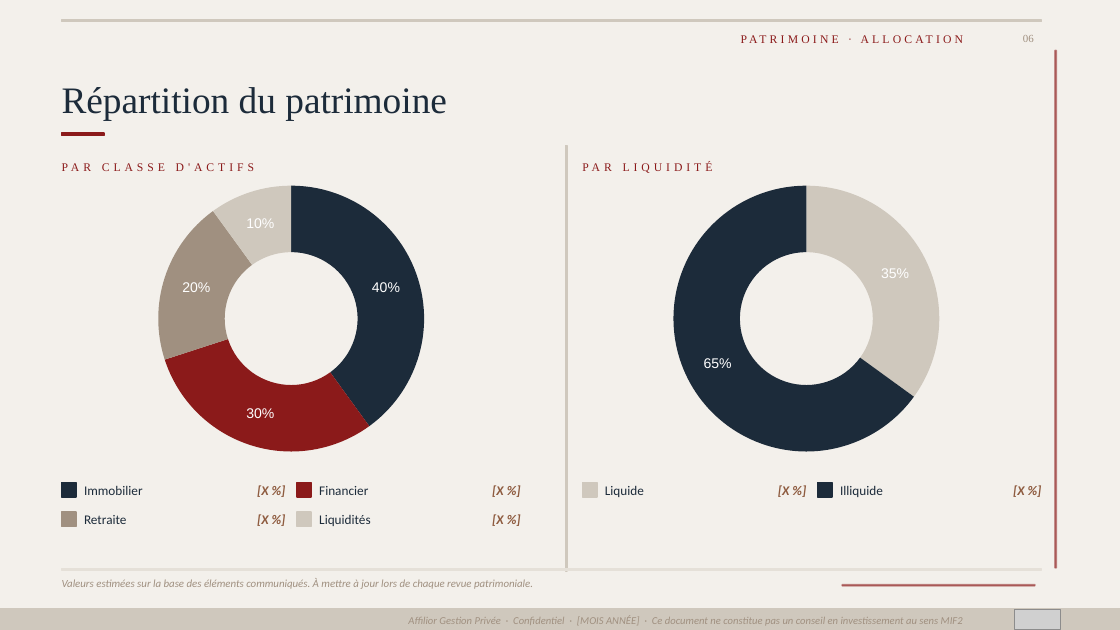
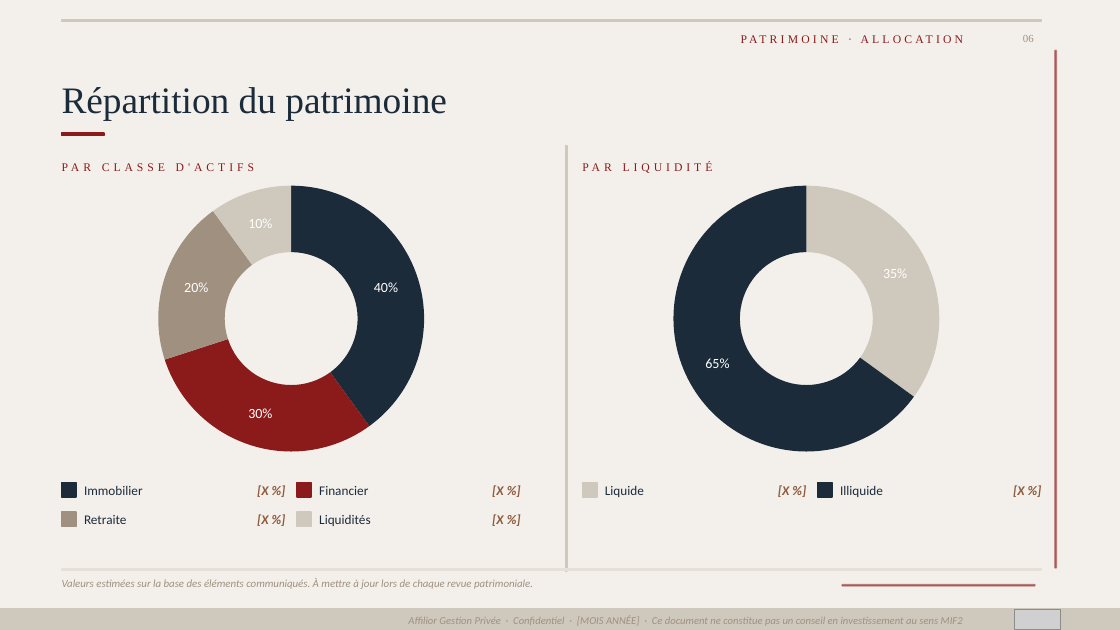
Before and after one commit to fififi1717/mkgt, a slide deck: slide 6 of Cans_Mstr.pptx. Drawn at 1120x630 pixels with LibreOffice and Linux fonts; fonts in the diff are those of the drawing; grey boxes stand for pictures. Boxes give left, top, right and bottom in pixels: in the first picture for what was removed or moved away, otherwise in the second. Text is boxed around its words. In the diff, an @@ line names an element or a change of style, - is before the commit and + after.

```diff
--- a/Cans_Mstr.pptx
+++ b/Cans_Mstr.pptx
@@ doughnut chart at [34, 170, 549, 467] @@
@@ data labels of Series 1 changed @@
@@ doughnut chart at [566, 170, 1047, 467] @@
@@ data labels of Series 1 changed @@
```
Also in this commit, not shown: 6 other slides changed, 2 slides removed, 4 other files.
